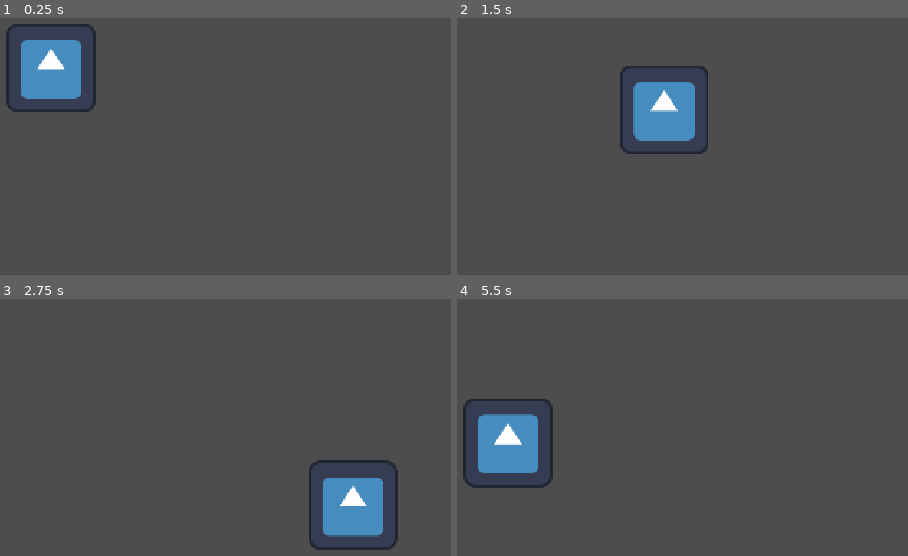
Above: before the commit, frames 1-4 (two rows, left to right).
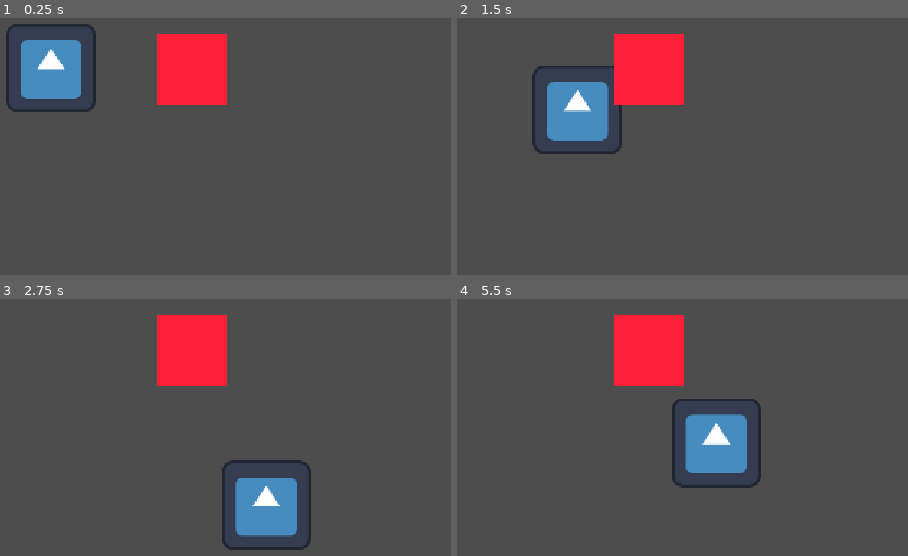
Above: after the commit, the same moments.

Repository: won0103/godot-2d-action-rpg
Game: Godot game, scene res://main.tscn
Same seed, same stepped clock (60 frames per second), same inputs: the game is played once before the commit and once after it. The engine's default icon, where the game draws it, is replaced by a stand-in: a white triangle on a blue panel in a dark square.
Inputs:
- Up to frame 1 (0.25 s): no input
- Up to frame 2 (1.5 s): tap Enter at 0.5 s; hold D 0.53-1.28 s; hold S from 1.28 s (still down)
- Up to frame 3 (2.75 s): release S at 2.03 s; hold D from 2.03 s (still down)
- Up to frame 4 (5.5 s): release D at 2.78 s; hold W 2.78-3.53 s; hold A 3.53-5.03 s; hold S from 5.03 s (still down)

The runs differ from the first frame. In frame 1, 4.3% of the frame differs, in the area x 34-51%, y 6-34%; in frame 2, 11%; in frame 3, 12%; in frame 4, 12%, in the area x 1-68%, y 6-74%.

Commit message:
벽 생성 및 충돌 판정 구현
벽 오브젝트 및 충돌 영역 추가
플레이어와 벽의 충돌 동작 확인
플레이어 충돌 영역 위치 오류 수정

Diff:
--- a/game/-action-rpg/main.tscn
+++ b/game/-action-rpg/main.tscn
@@ -4,6 +4,9 @@
 [ext_resource type="Texture2D" uid="uid://d4fq060r0kblc" path="res://icon.svg" id="1_ig7tw"]
 
 [sub_resource type="RectangleShape2D" id="RectangleShape2D_n77ih"]
+size = Vector2(100, 100)
+
+[sub_resource type="RectangleShape2D" id="RectangleShape2D_ylr7i"]
 size = Vector2(100, 100)
 
 [node name="Main" type="Node2D" unique_id=912045913]
@@ -16,5 +19,17 @@
 texture = ExtResource("1_ig7tw")
 
 [node name="CollisionShape2D" type="CollisionShape2D" parent="Player" unique_id=1318132537]
-position = Vector2(-576, -324)
 shape = SubResource("RectangleShape2D_n77ih")
+
+[node name="Wall" type="StaticBody2D" parent="." unique_id=626258159]
+position = Vector2(776, 324)
+
+[node name="CollisionShape2D" type="CollisionShape2D" parent="Wall" unique_id=145494382]
+shape = SubResource("RectangleShape2D_ylr7i")
+
+[node name="ColorRect" type="ColorRect" parent="Wall" unique_id=2075629881]
+offset_left = -47.0
+offset_top = -48.0
+offset_right = 53.0
+offset_bottom = 52.0
+color = Color(1, 0.13099283, 0.2262609, 1)
